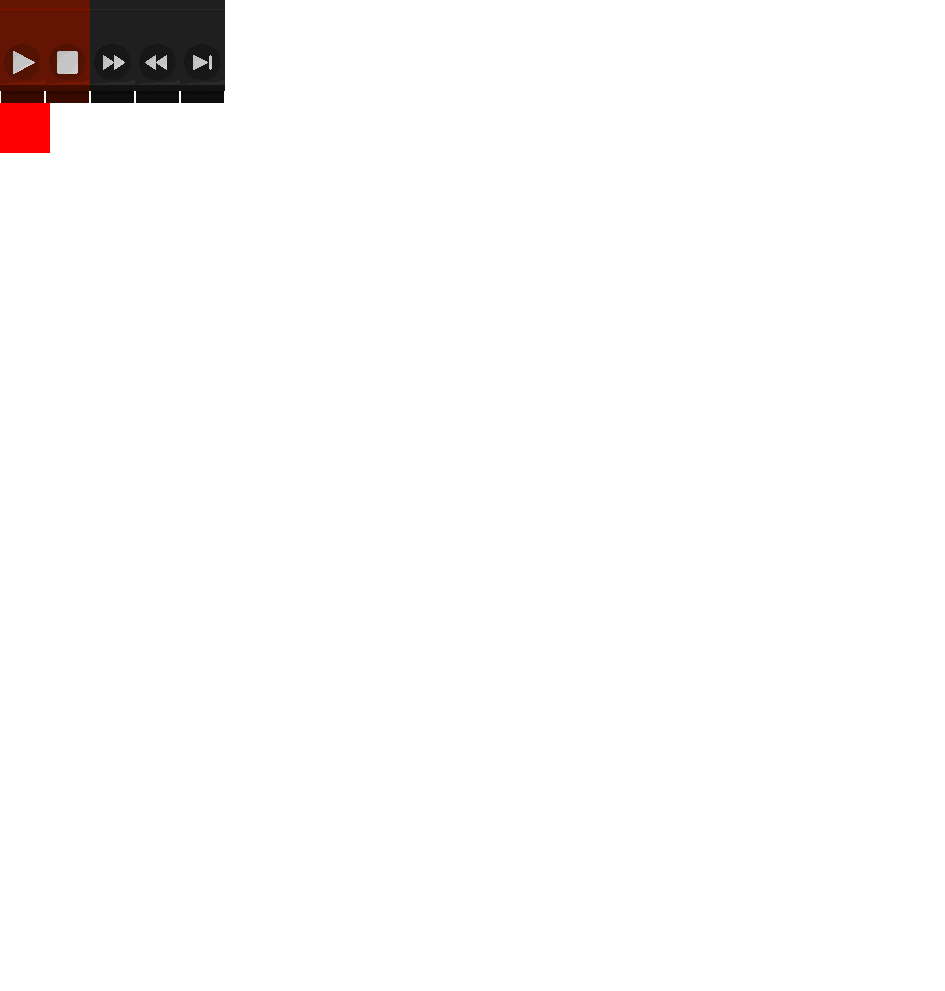
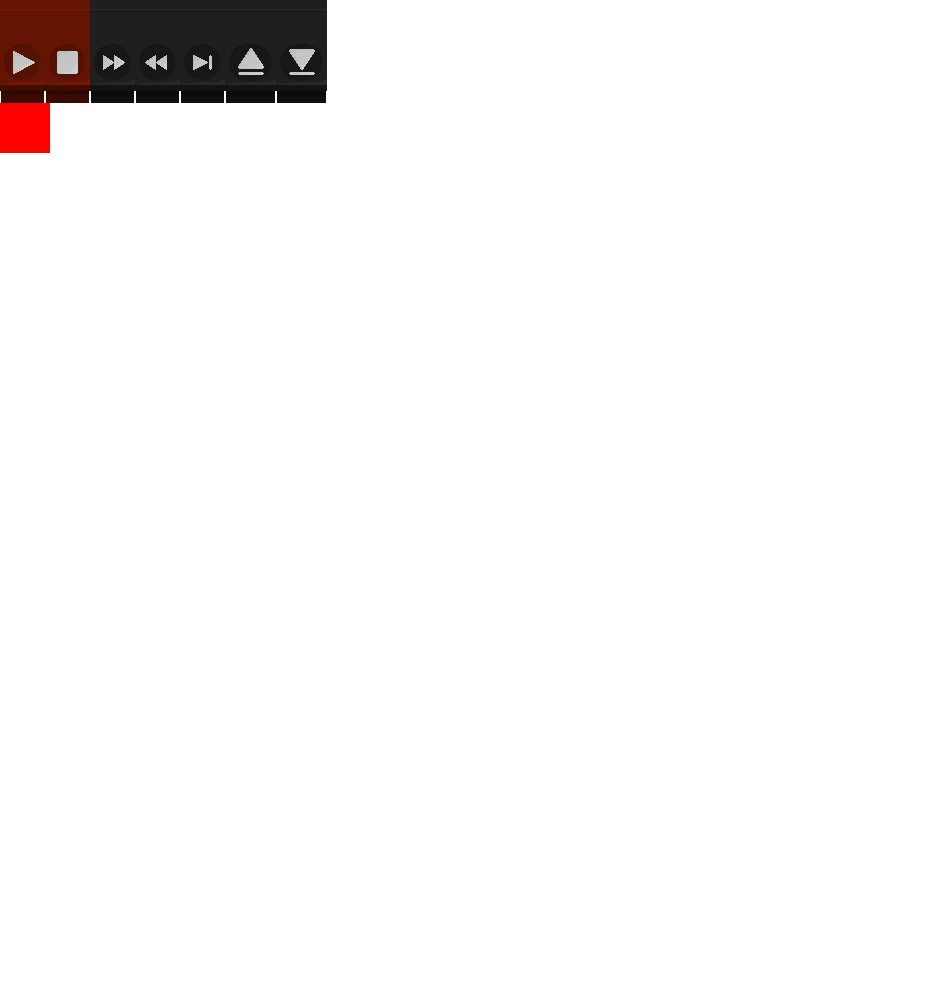
Layer changes from the first 945 × 991 image to the second:
added layer "EJECT_UP" above "ADMIT_UP" over [225, 0, 276, 103]
added layer "ADMIT_UP" over [276, 0, 327, 103]
